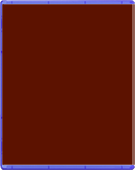
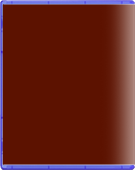
Layered file, before and after one edit (w=135, h=170). Changes by layer:
renamed "Capa 3" to "glow", opacity 30% → 50%, painted on it over [100, 4, 135, 165]
moved "Capa 1" above "Capa 2" over [2, 4, 135, 165]
